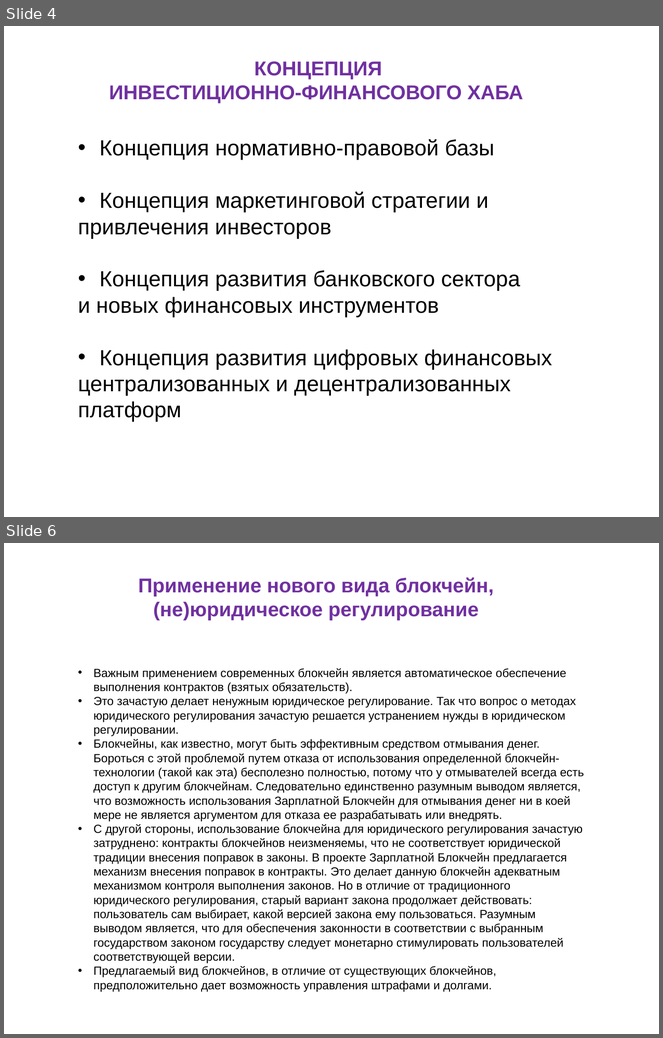
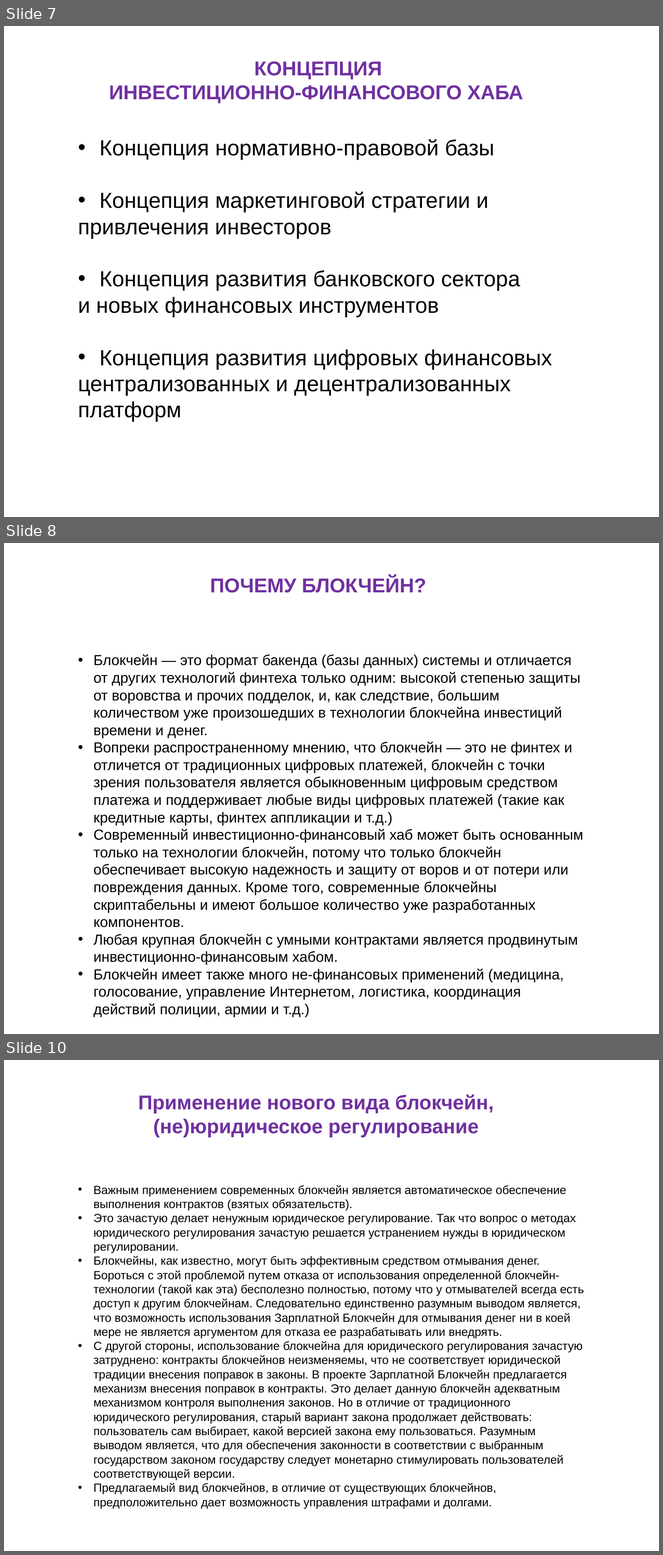
Before and after one commit to vporton/digital-breakthrough-2021, a slide deck: Цифровой-Прорыв.odp. Shown one above the other, each under a label of ours: slides 4 and 6 before the commit, slides 7, 8 and 10 after it; the slides between them are not shown. The pictures are 663x1038 and 663x1555 pixels, drawn with LibreOffice and Linux fonts; fonts in the diff are those of the drawing. Boxes give left, top, right and bottom in pixels: in the first picture for what was removed or moved away, otherwise in the second. Text is boxed around its words. In the diff, an @@ line names an element or a change of style, - is before the commit and + after.

```diff
--- a/Цифровой-Прорыв.odp
+++ b/Цифровой-Прорыв.odp
@@ slide 8 added at box(4, 543, 659, 1034), background #FFFFFF @@
@@ text added at box(210, 576, 426, 593), 22 pt, text #7030A0, bold @@
+ПОЧЕМУ БЛОКЧЕЙН?
@@ text added at box(93, 654, 584, 982), 16 pt, text #000000 @@
+• Блокчейн — это формат бакенда (базы данных) системы и отличается от других технологий финтеха только одним: высокой степенью защиты от воровства и прочих подделок, и, как следствие, большим количеством уже произошедших в технологии блокчейна инвестиций времени и денег.
+• Вопреки распространенному мнению, что блокчейн — это не финтех и отличется от традиционных цифровых платежей, блокчейн с точки зрения пользователя является обыкновенным цифровым средством платежа и поддерживает любые виды цифровых платежей (такие как кредитные карты, финтех аппликации и т.д.)
+• Современный инвестиционно-финансовый хаб может быть основанным только на технологии блокчейн, потому что только блокчейн обеспечивает высокую надежность и защиту от воров и от потери или повреждения данных. Кроме того, современные блокчейны скриптабельны и имеют большое количество уже разработанных компонентов.
+• Любая крупная блокчейн с умными контрактами является продвинутым инвестиционно-финансовым хабом.
+• Блокчейн имеет также много не-финансовых применений (медицина, голосование, управление Интернетом, логистика, координация действий полиции, армии и т.д.)
@@ what was slide 4 is now slide 7 @@
@@ what was slide 6 is now slide 10 @@
```
Also in this commit, not shown: 7 slides changed, 3 other slides added, 1 other file.
